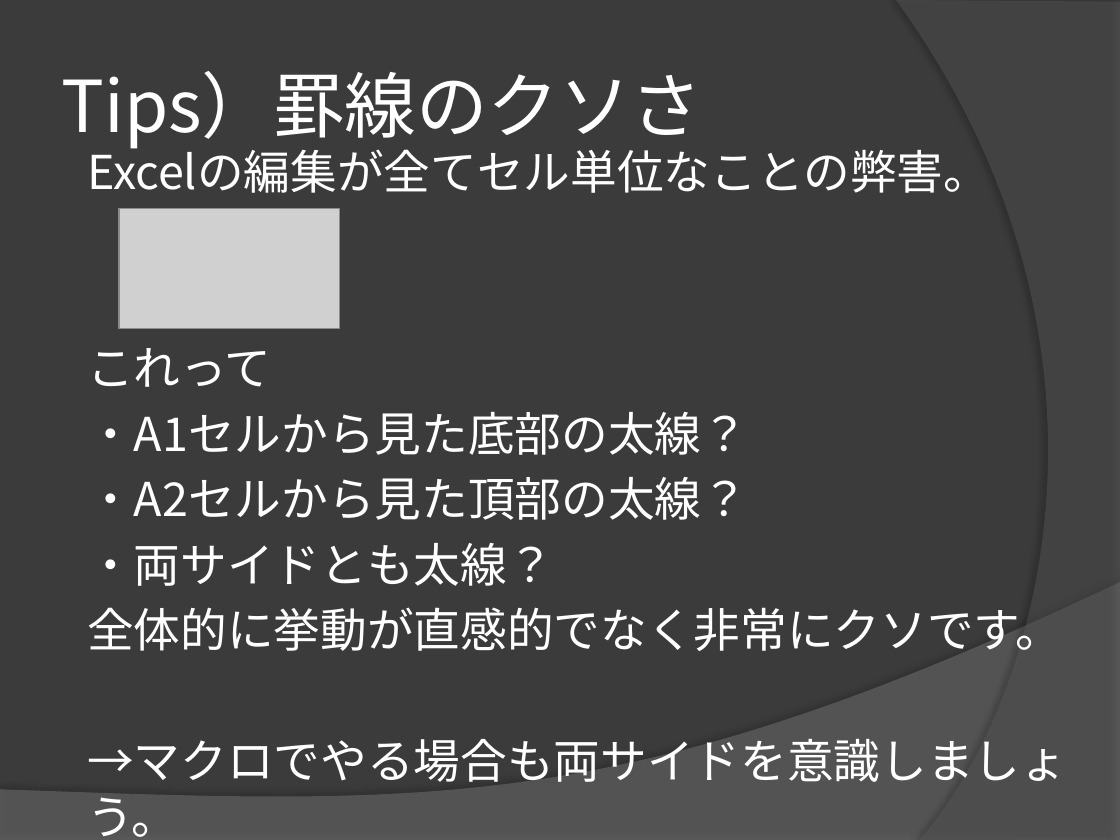
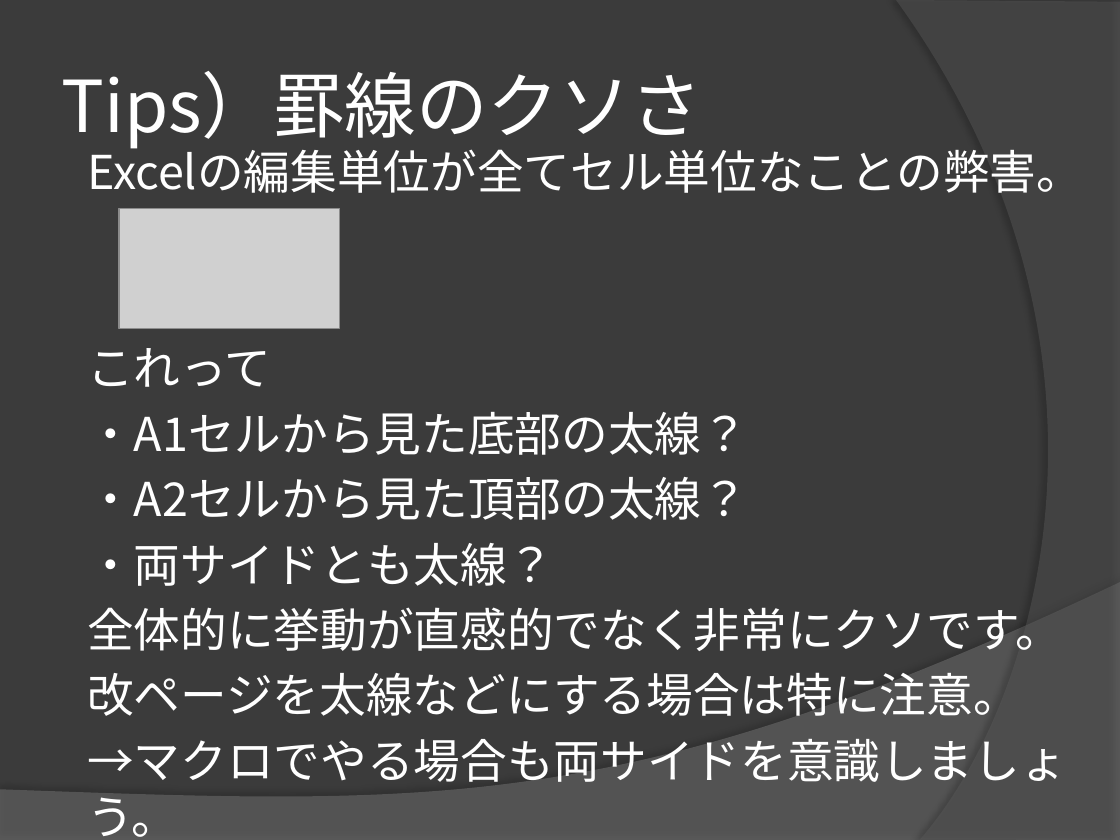
Before and after one commit to yuridonus/FEstudy, a slide deck: slide 13 of hateful_excel.pptx (slide 12 before the commit). Drawn at 1120x840 pixels with LibreOffice and Linux fonts; fonts in the diff are those of the drawing; grey boxes stand for pictures. Boxes give left, top, right and bottom in pixels: in the first picture for what was removed or moved away, otherwise in the second. Text is boxed around its words. In the diff, an @@ line names an element or a change of style, - is before the commit and + after.

```diff
--- a/hateful_excel.pptx
+++ b/hateful_excel.pptx
@@ text at [87,142,1083,193]: text changed @@
-Excelの編集が全てセル単位なことの弊害。
+Excelの編集単位が全てセル単位なことの弊害。
@@ text at [87,672,1020,716]: paragraph added @@
+改ページを太線などにする場合は特に注意。
```
Also in this commit, not shown: 17 other slides changed, 4 slides added, 1 slide removed, 3 other files.
